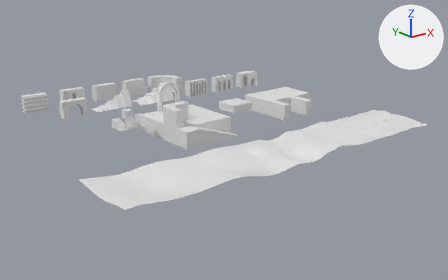
One commit to the FBX model Assets/Models/demo.fbx: the scene before it, then after it.
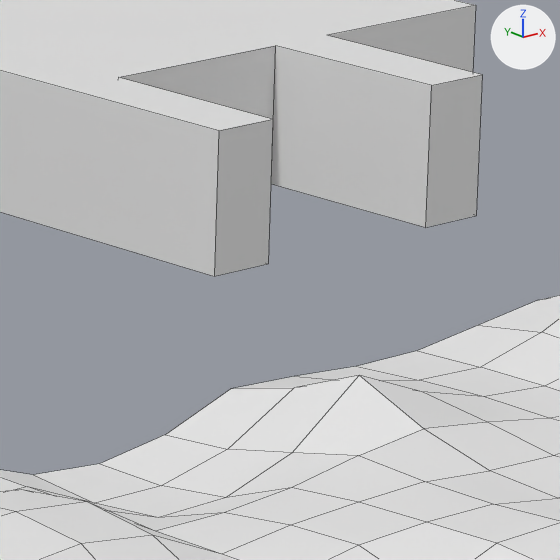
The first picture shows the older version from a 50 mm camera at (-84.4, -120.8, 39.7) aimed at (2.5, -12.2, -3.7). The close-ups show both versions on the part from 59% to 71% of the width and 33% to 53% of the height of that picture; other places that the commit changed are outside them. The axes (+X, +Y, +Z) are drawn at upper right. The lights are the same throughout. The close-ups show mesh edges as thin lines. Where no turn or scale is listed for an object, it has been applied to the vertices.

Script lines for the objects in view, before the commit:
```python
me_plane_003 = bpy.data.meshes.new('Plane.003')
me_plane_003.from_pydata(...)  # 20 vertices, 12 faces; spans x -8.0..8.0, y -8.0..8.0, z -4.0..0.0
me_plane_004 = bpy.data.meshes.new('Plane.004')
me_plane_004.from_pydata(...)  # 369 vertices, 320 faces; spans x -40.0..40.0, y -8.0..8.0, z -0.9..1.6
ob_demo_plane_03 = bpy.data.objects.new('demo_plane_03', me_plane_003)
ob_demo_plane_03.location = (34.0, 0.0, 0.0)
ob_demo_terrain_01 = bpy.data.objects.new('demo_terrain_01', me_plane_004)
ob_demo_terrain_01.location = (-1.0, -34.0, 0.0)
```
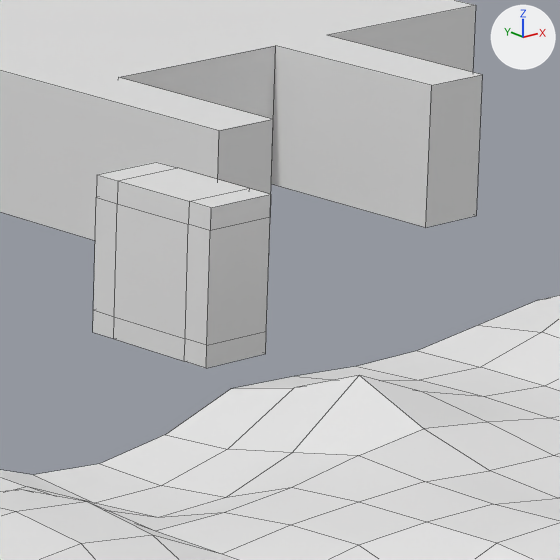
What differs and where, as boxes (x1, y1, x2, y2) in the close-ups (560 x 560 px):
'demo_special_01', added: after (93, 162, 271, 368)

The edits, one by one:
Mesh me_plane_005 is new.
It has 36 vertices, 34 faces and spans x -0.95..1.05, y -1.0..3.0, z -2.0..2.0.
Object 'demo_special_01' (ob_demo_special_01) is new; it shows me_plane_005.
Its location is (16.0, -18.0, 0.0).
